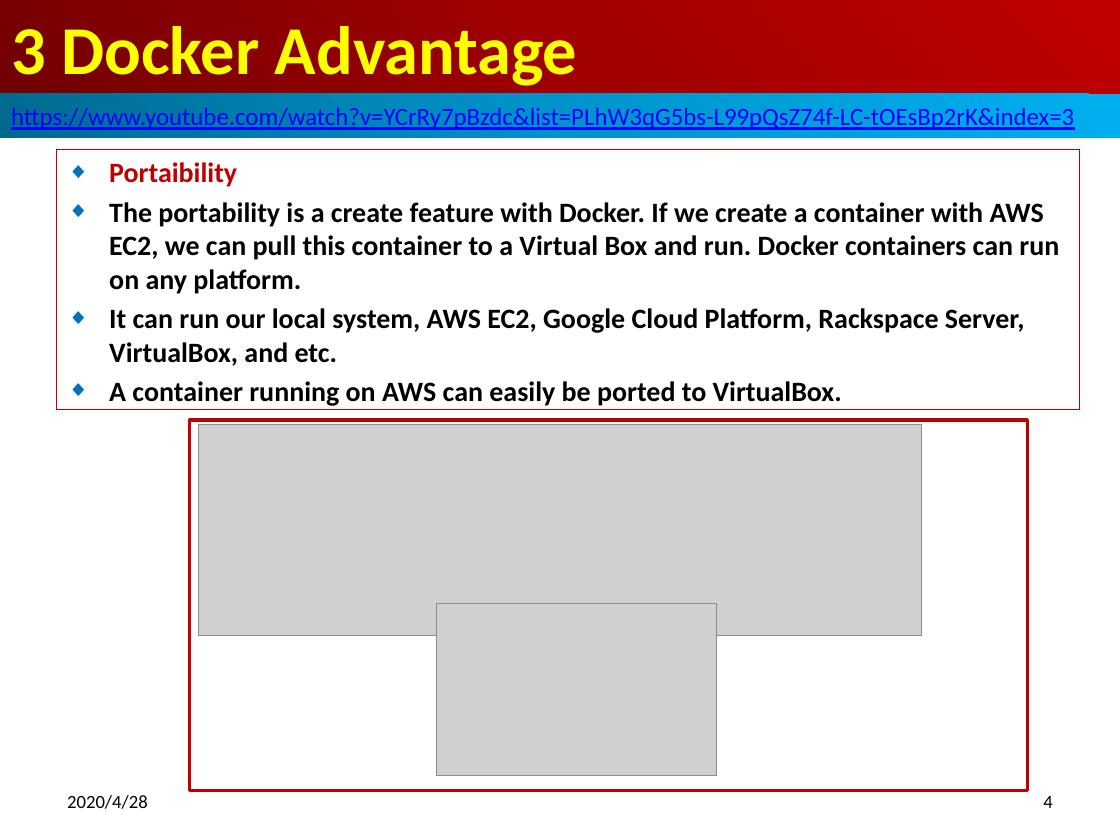
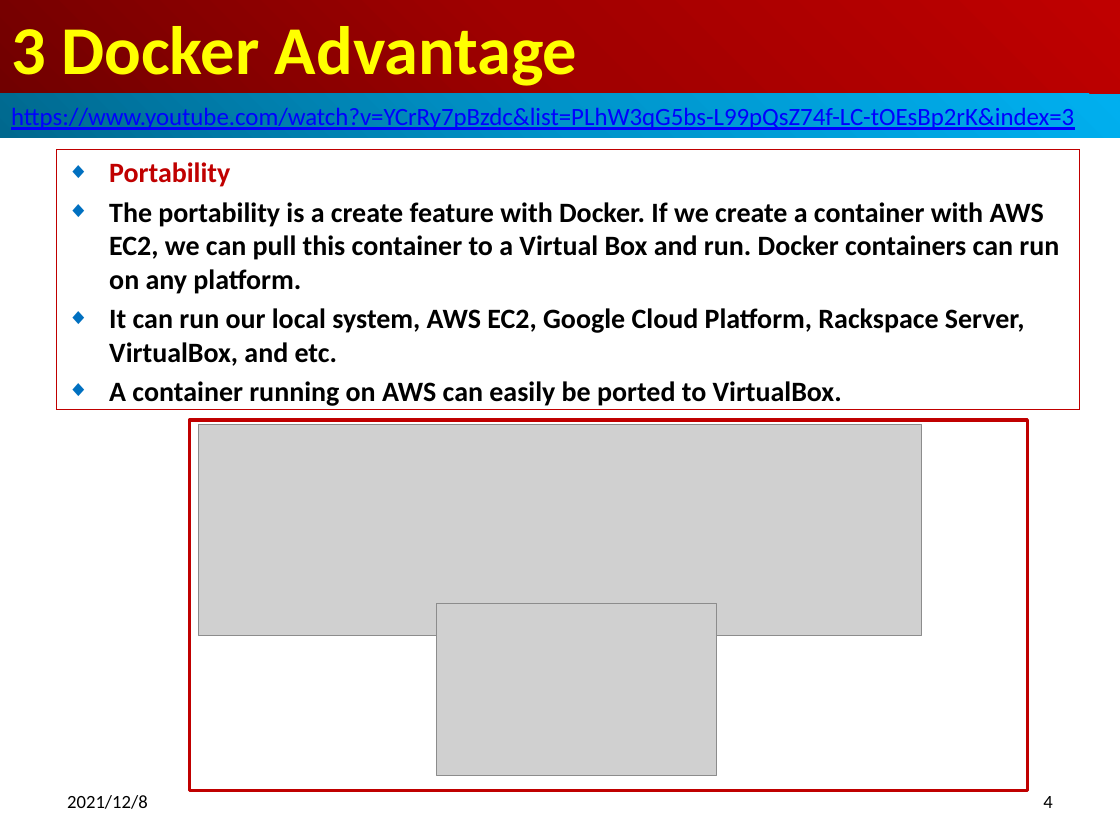
Before and after one commit to peterhchen/800-Docker, a slide deck: slide 4 of 03_Advantage.pptx. Drawn at 1120x840 pixels with LibreOffice and Linux fonts; fonts in the diff are those of the drawing; grey boxes stand for pictures. Boxes give left, top, right and bottom in pixels: in the first picture for what was removed or moved away, otherwise in the second. Text is boxed around its words. In the diff, an @@ line names an element or a change of style, - is before the commit and + after.

```diff
--- a/03_Advantage.pptx
+++ b/03_Advantage.pptx
@@ subtitle at box(109, 162, 230, 187): text changed @@
-◆ Portaibility
+◆ Portability
@@ text at box(67, 795, 148, 809): text changed @@
-2020/4/28
+2021/12/8
```
Also in this commit, not shown: 6 other slides changed.
